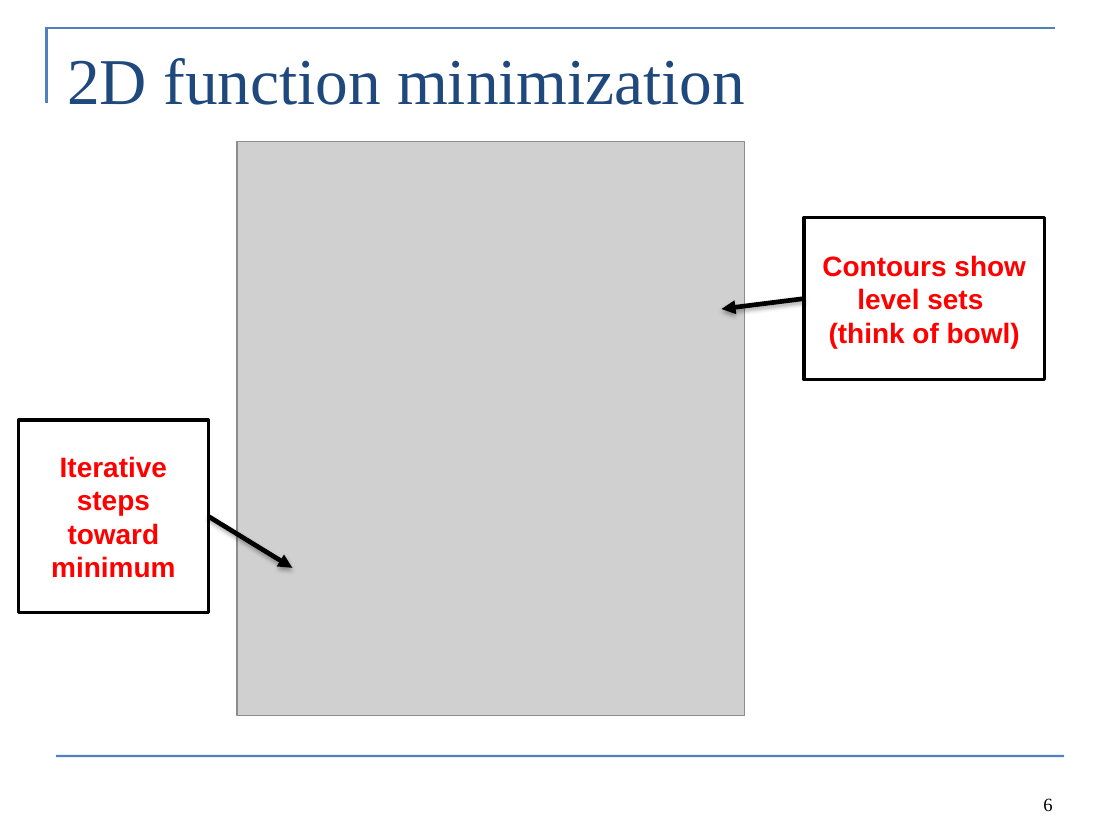
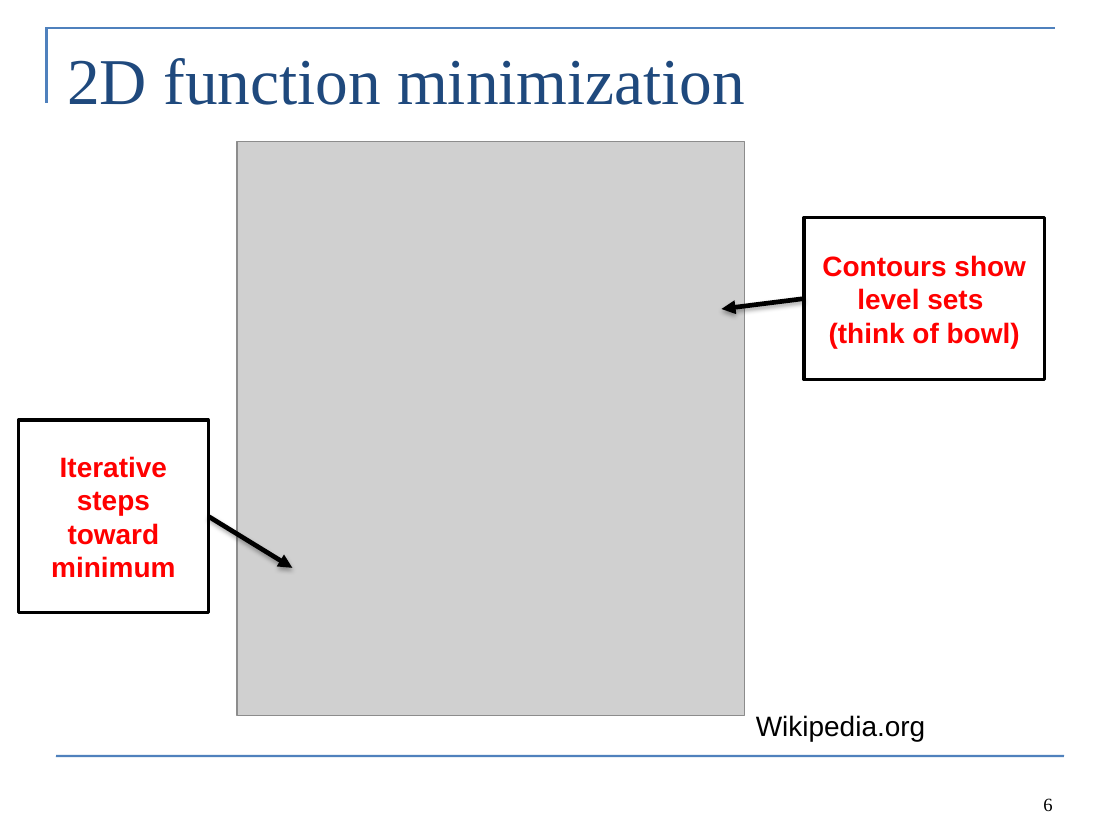
Before and after one commit to colemonnahan/tmb_workshop, a slide deck: slide 6 of day1/lecture1_maximum_likelihood.pptx. Drawn at 1120x840 pixels with LibreOffice and Linux fonts; fonts in the diff are those of the drawing; grey boxes stand for pictures. Boxes give left, top, right and bottom in pixels: in the first picture for what was removed or moved away, otherwise in the second. Text is boxed around its words. In the diff, an @@ line names an element or a change of style, - is before the commit and + after.

```diff
--- a/day1/lecture1_maximum_likelihood.pptx
+++ b/day1/lecture1_maximum_likelihood.pptx
@@ text added at (756, 715, 926, 741), 18 pt, text #000000 @@
+Wikipedia.org
```
Also in this commit, not shown: 5 other slides changed, 2 other files.
